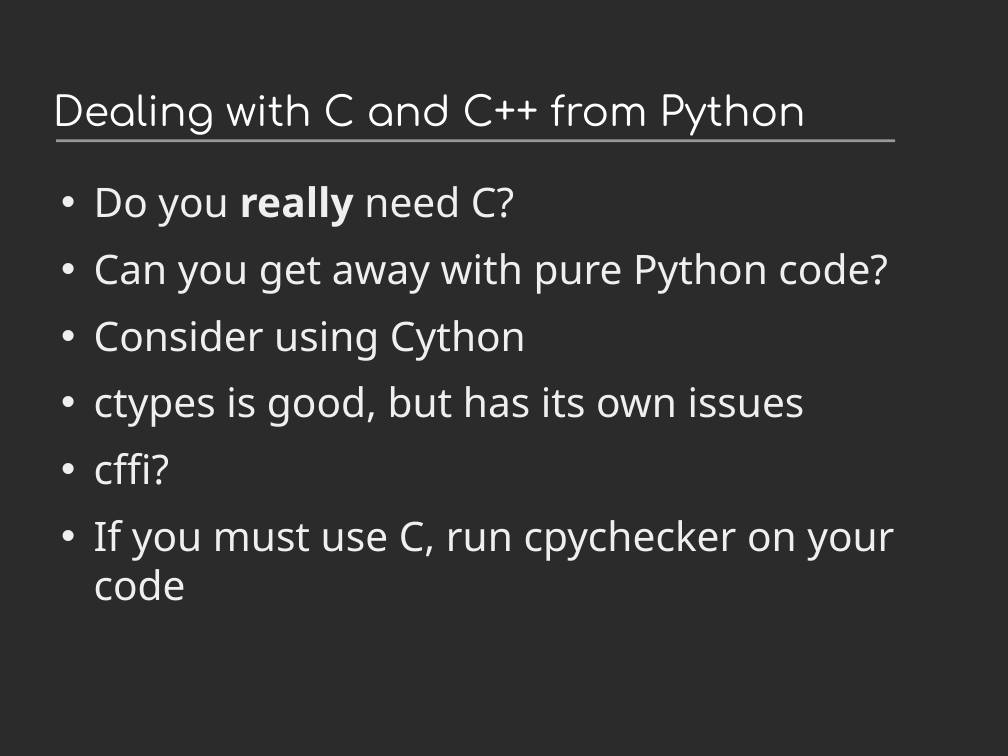
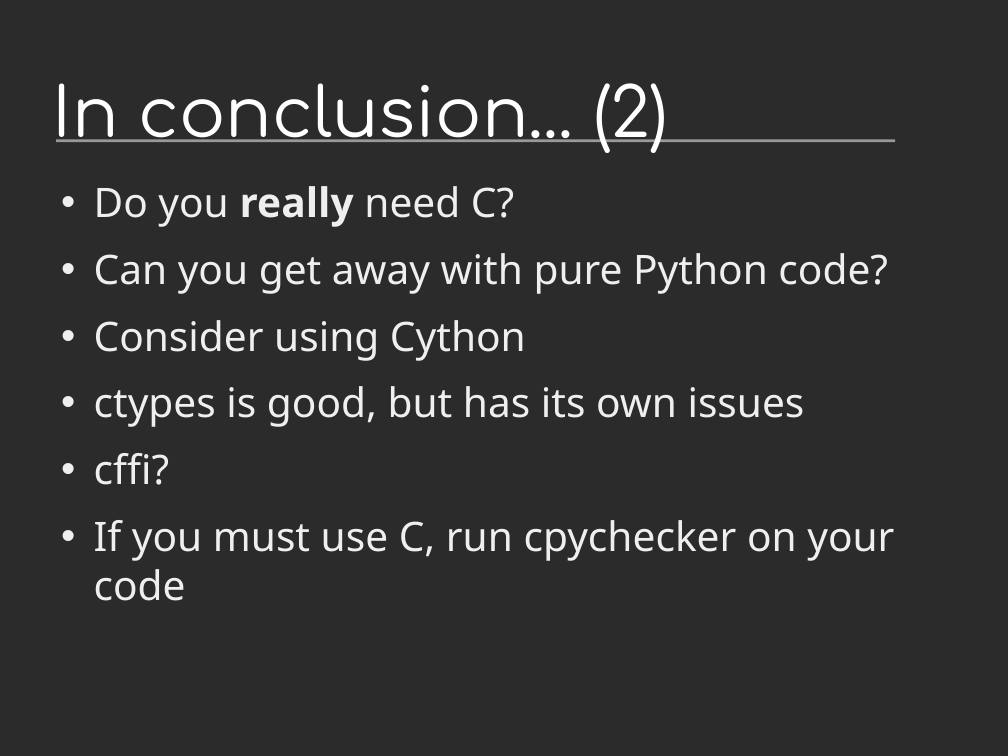
Before and after one commit to davidmalcolm/PyCon-US-2013-Talk, a slide deck: slide 47 of Death By 1000 Leaks - Static Analysis of Hundreds of Python Extension Modules.odp (slide 46 before the commit). Drawn at 1008x756 pixels with LibreOffice and Linux fonts; fonts in the diff are those of the drawing; background and template pictures are left out; a plain dark background stands for a picture behind light text. Boxes give left, top, right and bottom in pixels: in the first picture for what was removed or moved away, otherwise in the second. Text is boxed around its words. In the diff, an @@ line names an element or a change of style, - is before the commit and + after.

Commit message:
add titles to slides

```diff
--- a/Death By 1000 Leaks - Static Analysis of Hundreds of Python Extension Modules.odp
+++ b/Death By 1000 Leaks - Static Analysis of Hundreds of Python Extension Modules.odp
@@ title at (x1=53, y1=83, x2=668, y2=153): text changed; size 32 to 54 pt @@
-Dealing with C and C++ from Python
+In conclusion... (2)
```
Also in this commit, not shown: 1 other slide changed, 3 slides added, 3 slides removed, 1 other file.
